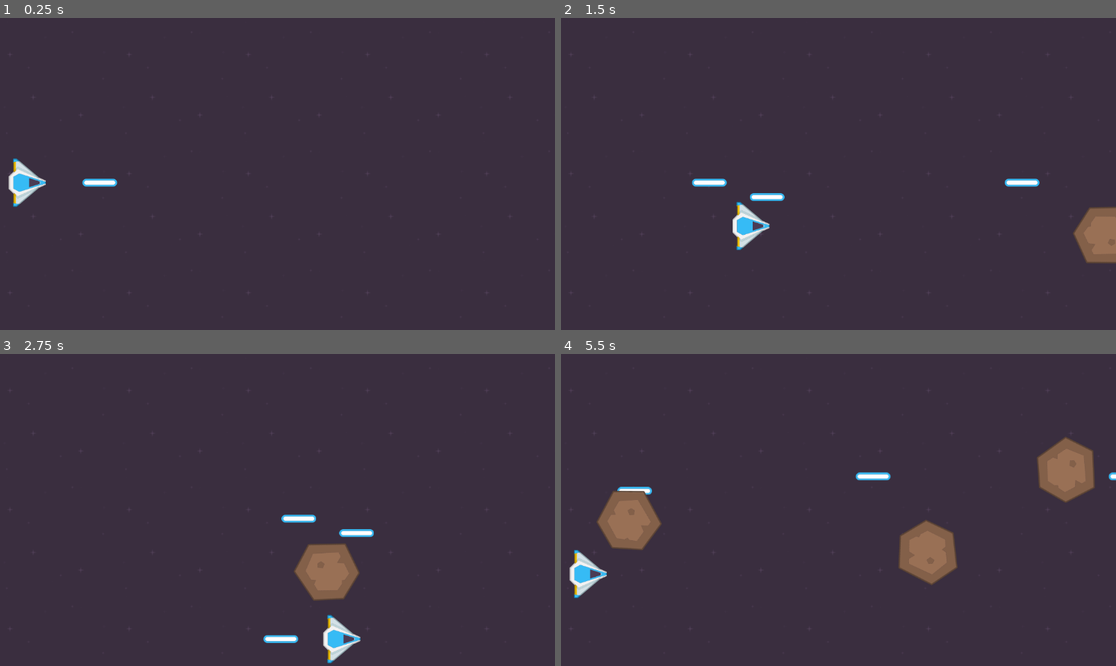
Above: before the commit, frames 1-4 (two rows, left to right).
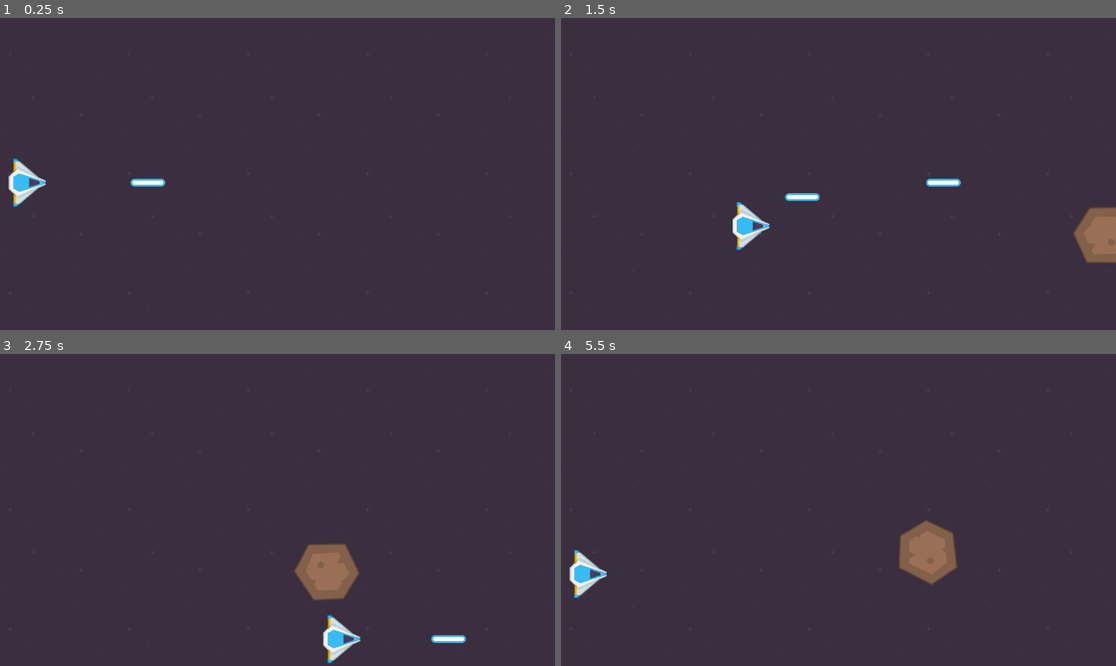
Above: after the commit, the same moments.

Repository: Precursos/Asteroid-Shooter
Game: Godot game, scene res://scenes/main/main.tscn
Same seed, same stepped clock (60 frames per second), same inputs: the game is played once before the commit and once after it.
Inputs:
- Up to frame 1 (0.25 s): no input
- Up to frame 2 (1.5 s): hold Right (move_right) 0.53-1.28 s; tap Space (shoot) at 0.6, 1.35 s; hold Down (move_down) from 1.28 s (still down)
- Up to frame 3 (2.75 s): release Down (move_down) at 2.03 s; hold Right (move_right) from 2.03 s (still down); tap Space (shoot) at 2.1 s
- Up to frame 4 (5.5 s): release Right (move_right) at 2.78 s; hold Up (move_up) 2.78-3.53 s; tap Space (shoot) every 0.75 s from 2.85 to 5.1 s; hold Left (move_left) 3.53-5.03 s; hold Down (move_down) from 5.03 s (still down)

The runs differ from the first frame. In frame 1, 0.3% of the frame differs, in the area x 14-30%, y 51-55%; in frame 2, 0.8%; in frame 3, 0.6%; in frame 4, 3.5%, in the area x 6-100%, y 26-63%.

Commit message:
arreglando colisiones

Diff:
--- a/project.godot
+++ b/project.godot
@@ -18,6 +18,10 @@
 run/main_scene="uid://bpyw811v60hei"
 config/features=PackedStringArray("4.7", "Forward Plus")
 config/icon="res://icon.svg"
+
+[global_group]
+
+asteroids=""
 
 [input]
 
--- a/scenes/asteroids/MediumAsteroid.tscn
+++ b/scenes/asteroids/MediumAsteroid.tscn
@@ -6,12 +6,13 @@
 [sub_resource type="CircleShape2D" id="CircleShape2D_nvu7p"]
 radius = 50.039986
 
-[node name="MediumAsteroid" type="Area2D"]
+[node name="MediumAsteroid" type="Area2D" unique_id=348384136]
 script = ExtResource("1_g7dso")
-speed = 250.0
 
-[node name="Sprite2D" type="Sprite2D" parent="."]
+[node name="Sprite2D" type="Sprite2D" parent="." unique_id=1695706937]
 texture = ExtResource("1_hlh36")
 
-[node name="CollisionShape2D" type="CollisionShape2D" parent="."]
+[node name="CollisionShape2D" type="CollisionShape2D" parent="." unique_id=348116057]
 shape = SubResource("CircleShape2D_nvu7p")
+
+[connection signal="area_entered" from="." to="." method="_on_area_entered"]
--- a/scenes/asteroids/big_asteroid.gd
+++ b/scenes/asteroids/big_asteroid.gd
@@ -21,3 +21,7 @@
 	position.x -= random_speed * delta
 	#Si en vez de poner un "+" se pone un "-" la rotación se invierte
 	rotation_degrees += random_speed_rotation * delta
+
+
+func _on_area_entered(area: Area2D) -> void:
+	queue_free()
--- a/scenes/asteroids/big_asteroid.tscn
+++ b/scenes/asteroids/big_asteroid.tscn
@@ -6,7 +6,7 @@
 [sub_resource type="CircleShape2D" id="CircleShape2D_ogut5"]
 radius = 77.00649
 
-[node name="BigAsteroid" type="Area2D"]
+[node name="BigAsteroid" type="Area2D" unique_id=1448306082 groups=["asteroids"]]
 scale = Vector2(0.7, 0.7)
 script = ExtResource("1_ogut5")
 min_speed = 300.0
@@ -15,8 +15,10 @@
 max_rotation_speed = 200.0
 metadata/_edit_group_ = true
 
-[node name="Sprite2D" type="Sprite2D" parent="."]
+[node name="Sprite2D" type="Sprite2D" parent="." unique_id=756859693]
 texture = ExtResource("1_k1nxu")
 
-[node name="CollisionShape2D" type="CollisionShape2D" parent="."]
+[node name="CollisionShape2D" type="CollisionShape2D" parent="." unique_id=758156543]
 shape = SubResource("CircleShape2D_ogut5")
+
+[connection signal="area_entered" from="." to="." method="_on_area_entered"]
--- a/scenes/asteroids/small_asteroid.tscn
+++ b/scenes/asteroids/small_asteroid.tscn
@@ -6,11 +6,13 @@
 [sub_resource type="CircleShape2D" id="CircleShape2D_h1qsm"]
 radius = 30.149628
 
-[node name="SmallAsteroid" type="Area2D"]
+[node name="SmallAsteroid" type="Area2D" unique_id=1712453438 groups=["asteroids"]]
 script = ExtResource("1_kfbcv")
 
-[node name="Sprite2D" type="Sprite2D" parent="."]
+[node name="Sprite2D" type="Sprite2D" parent="." unique_id=1361143157]
 texture = ExtResource("1_n652p")
 
-[node name="CollisionShape2D" type="CollisionShape2D" parent="."]
+[node name="CollisionShape2D" type="CollisionShape2D" parent="." unique_id=527384397]
 shape = SubResource("CircleShape2D_h1qsm")
+
+[connection signal="area_entered" from="." to="." method="_on_area_entered"]
--- a/scenes/laser/laser.gd
+++ b/scenes/laser/laser.gd
@@ -4,3 +4,7 @@
 
 func _process(delta):
 	position.x += speed * delta
+
+func _on_area_entered(area: Area2D) -> void:
+	if area.is_in_group("asteroids"):
+		queue_free()
--- a/scenes/laser/laser.tscn
+++ b/scenes/laser/laser.tscn
@@ -7,14 +7,16 @@
 radius = 8.0
 height = 72.0
 
-[node name="Laser" type="Area2D"]
+[node name="Laser" type="Area2D" unique_id=2071295603]
 script = ExtResource("1_j8ec3")
-speed = 250.0
+speed = 800.0
 
-[node name="Sprite2D" type="Sprite2D" parent="."]
+[node name="Sprite2D" type="Sprite2D" parent="." unique_id=1777337728]
 rotation = 1.5707964
 texture = ExtResource("1_0kheo")
 
-[node name="CollisionShape2D" type="CollisionShape2D" parent="."]
+[node name="CollisionShape2D" type="CollisionShape2D" parent="." unique_id=2144210488]
 rotation = 1.5707964
 shape = SubResource("CapsuleShape2D_j8ec3")
+
+[connection signal="area_entered" from="." to="." method="_on_area_entered"]
--- a/scenes/main/main.tscn
+++ b/scenes/main/main.tscn
@@ -22,6 +22,7 @@
 texture = ExtResource("1_hyk8p")
 
 [node name="Player" parent="." unique_id=138844015 instance=ExtResource("3_k2fmo")]
+z_index = 1
 position = Vector2(57, 342)
 laser_scene = ExtResource("3_6q06x")
 speed = 450.0
@@ -33,7 +34,7 @@
 
 [node name="Laser" parent="." unique_id=1966775559 instance=ExtResource("3_6q06x")]
 position = Vector2(57, 342)
-speed = 600.0
+speed = 1000.0
 
 [node name="Walls" type="Node2D" parent="." unique_id=721851750]
 
--- a/scenes/player/player.gd
+++ b/scenes/player/player.gd
@@ -7,7 +7,10 @@
 	#Diparo
 	if Input.is_action_just_pressed("shoot"):
 		create_laser()
+	process_inputs()
+	move_and_slide()
 
+func process_inputs():
 	#Funciona pero hay una forma de juntar esto en una sola linea
 	#velocity.y = y_input * speed
 	#velocity.x = x_input * speed
@@ -16,10 +19,16 @@
 	var y_input = Input.get_axis("move_up","move_down")
 	var x_input = Input.get_axis("move_left", "move_right")
 	velocity = Vector2(x_input, y_input) * speed
-	move_and_slide()
+
 
 func create_laser():
 	var laser_instance = laser_scene.instantiate()
-	add_sibling(laser_instance)
+	#add_sibling(laser_instance)
+	get_parent().add_child(laser_instance)
 #Se indica que el laser debe salir desde la posición de la nave
 	laser_instance.position = position
+
+
+func _on_detection_area_area_entered(area: Area2D) -> void:
+	if area.is_in_group("asteroids"):
+		queue_free()
--- a/scenes/player/player.tscn
+++ b/scenes/player/player.tscn
@@ -1,17 +1,28 @@
-[gd_scene load_steps=3 format=3 uid="uid://u57j8cw0hyvx"]
+[gd_scene format=3 uid="uid://u57j8cw0hyvx"]
 
 [ext_resource type="Texture2D" uid="uid://bkpsqraid8ewd" path="res://assets/sprites/ship.png" id="1_8afob"]
 [ext_resource type="Script" uid="uid://i2fw7vk1f0lc" path="res://scenes/player/player.gd" id="1_dovo2"]
 
-[node name="Player" type="CharacterBody2D"]
+[sub_resource type="CircleShape2D" id="CircleShape2D_hur3l"]
+radius = 35.014282
+
+[node name="Player" type="CharacterBody2D" unique_id=2083648176]
 script = ExtResource("1_dovo2")
 speed = 400.0
 metadata/_edit_group_ = true
 
-[node name="Sprite2D" type="Sprite2D" parent="."]
+[node name="Sprite2D" type="Sprite2D" parent="." unique_id=1807359986]
 rotation = 1.5707964
 scale = Vector2(0.7, 0.7)
 texture = ExtResource("1_8afob")
 
-[node name="CollisionPolygon2D" type="CollisionPolygon2D" parent="."]
+[node name="CollisionPolygon2D" type="CollisionPolygon2D" parent="." unique_id=1899481189]
 polygon = PackedVector2Array(37, -1, -25, -48, -26, 49)
+
+[node name="DetectionArea" type="Area2D" parent="." unique_id=837635814]
+
+[node name="CollisionShape2D" type="CollisionShape2D" parent="DetectionArea" unique_id=16851070]
+position = Vector2(-9, 0)
+shape = SubResource("CircleShape2D_hur3l")
+
+[connection signal="area_entered" from="DetectionArea" to="." method="_on_detection_area_area_entered"]
Not shown: 1 places in scenes/asteroids/MediumAsteroid.tscn that only renumber resources
Not shown: 1 places in scenes/asteroids/big_asteroid.tscn that only renumber resources
Not shown: 1 places in scenes/asteroids/small_asteroid.tscn that only renumber resources
Not shown: 1 places in scenes/laser/laser.tscn that only renumber resources
